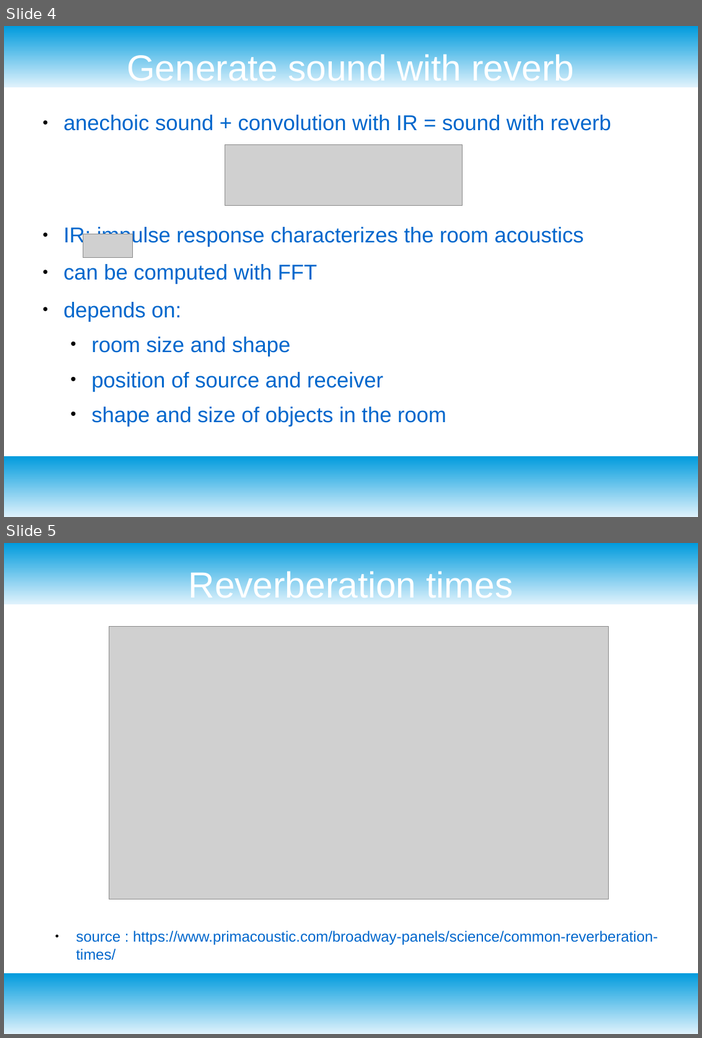
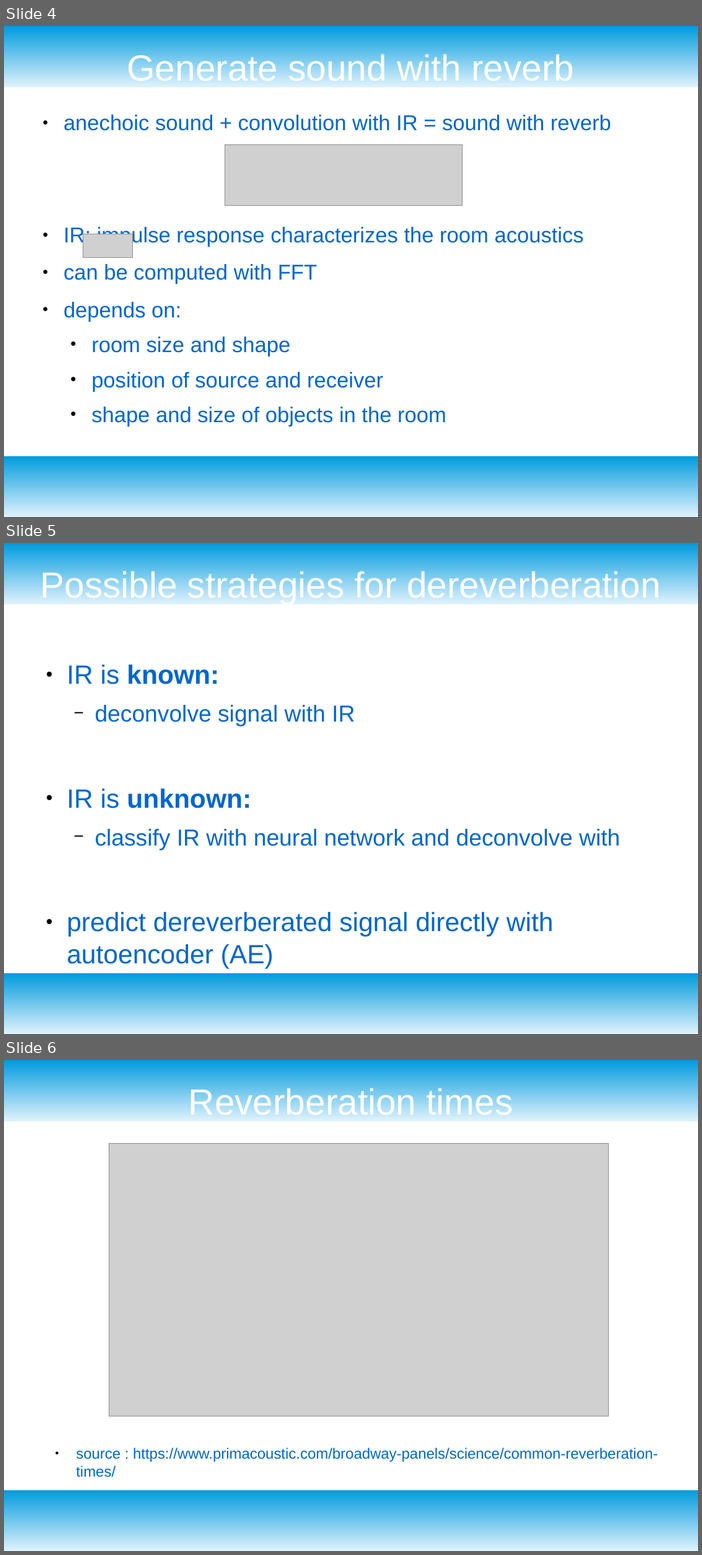
Before and after one commit to jakobatgithub/unreverb, a slide deck: project_presentation.odp. Shown one above the other, each under a label of ours: slides 4 and 5 before the commit, slides 4, 5 and 6 after it. The pictures are 702x1038 and 702x1555 pixels, drawn with LibreOffice and Linux fonts; fonts in the diff are those of the drawing; grey boxes stand for pictures. Boxes give left, top, right and bottom in pixels: in the first picture for what was removed or moved away, otherwise in the second. Text is boxed around its words. In the diff, an @@ line names an element or a change of style, - is before the commit and + after.

```diff
--- a/project_presentation.odp
+++ b/project_presentation.odp
@@ slide 5 added at bbox=[4, 543, 698, 1034], background #FFFFFF; not listed: 2 template elements that a slide beside it also shows @@
@@ title added at bbox=[40, 568, 661, 604], 44 pt, text #FFFFFF @@
+Possible strategies for dereverberation
@@ text added at bbox=[67, 665, 620, 937], 32 pt, text #0066CC @@
+● IR is known:
+  − deconvolve signal with IR
+● IR is unknown:
+  − classify IR with neural network and deconvolve with
+● predict dereverberated signal directly with autoencoder (AE)
@@ what was slide 5 is now slide 6 @@
```
Also in this commit, not shown: 2 slides changed, 5 other files.
